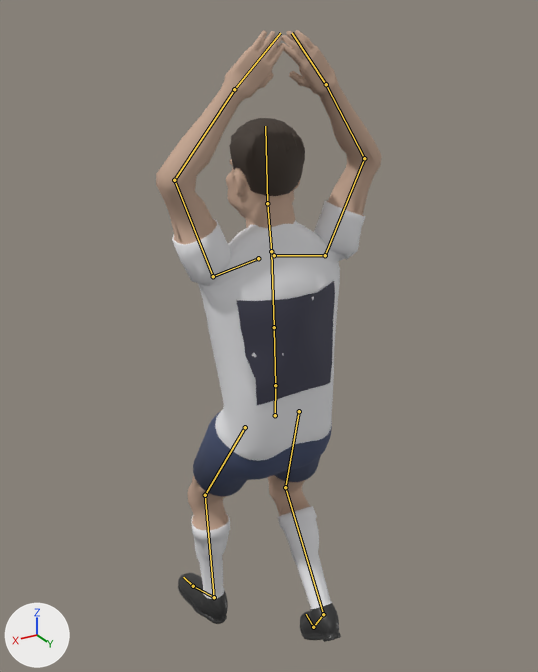
The Blender file assets/figure/figure.blend, before and after one commit.
Before and after are seen from a camera (50 mm lens) standing at (1.017, 1.593, 1.992) and looking at (-0.066, -0.212, 1.09). The lights are fixed; the arrows at lower left show +X, +Y and +Z. The picture after the commit comes second. Both versions are drawn at frame 16 of the action 'throw_in'; the numbers are the values there. The bones that bend it are drawn over the model as lines.

Names of what the first picture shows: 'body', 'hair_short', 'number'.
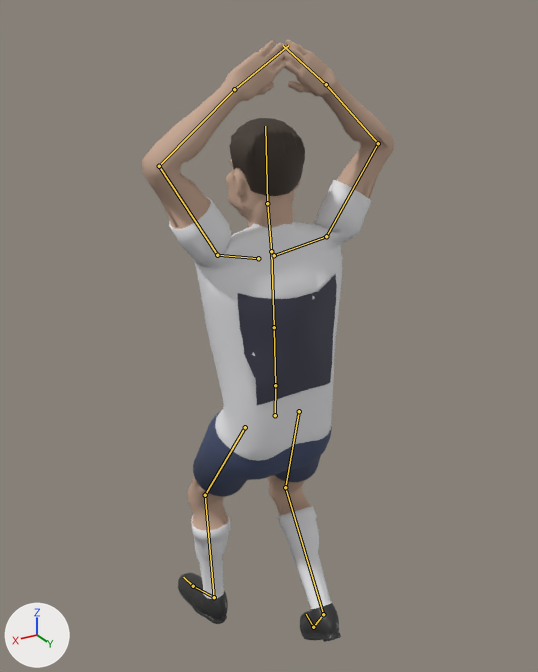
Boxes (x1, y1, x2, y2) around the edits, measured in the pictures (538 x 672 px):
'body', posed (11% wider)
    before: (156, 30, 382, 642)
    after: (142, 40, 394, 642)
'number', posed
    before: (236, 281, 335, 405)
    after: (238, 274, 337, 405)
bone 'shoulder_L', root to tip
    before: (258, 258) to (213, 276)
    after: (258, 258) to (217, 255)
bone 'upper_arm_L', root to tip
    before: (213, 276) to (174, 180)
    after: (217, 255) to (159, 166)
bone 'forearm_L', root to tip
    before: (174, 180) to (234, 89)
    after: (159, 166) to (234, 89)
bone 'shoulder_R', root to tip
    before: (274, 255) to (325, 255)
    after: (274, 255) to (326, 236)
bone 'upper_arm_R', root to tip
    before: (325, 255) to (364, 158)
    after: (326, 236) to (378, 143)
bone 'forearm_R', root to tip
    before: (364, 158) to (326, 84)
    after: (378, 143) to (326, 84)

The edits, one by one:
Bone 'shoulder_L' (bone_shoulder_l) turns from (0, 0, 0) to (-8, -4, 23) degrees about its own x, y and z.
Bone 'upper_arm_L' (bone_upper_arm_l) turns from (55, -102, 59) to (3, -103, 77) degrees about its own x, y and z.
Bone 'forearm_L' (bone_forearm_l) turns from (47, 0, 0) to (70, 0, 0) degrees about its own x, y and z.
Bone 'shoulder_R' (bone_shoulder_r) turns from (0, 0, 0) to (-8, 4, -23) degrees about its own x, y and z.
Bone 'upper_arm_R' (bone_upper_arm_r) turns from (55, 102, -59) to (3, 103, -77) degrees about its own x, y and z.
Bone 'forearm_R' (bone_forearm_r) turns from (47, 0, 0) to (70, 0, 0) degrees about its own x, y and z.
